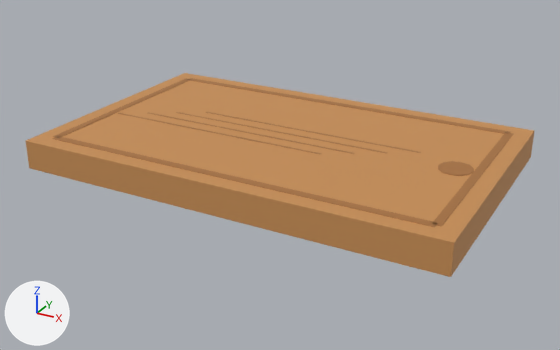
What one commit did to the glTF model assets/kitchen/tools/CuttingBoard.glb.
Before and after are seen from a 50 mm lens placed at (0.2569, -0.4736, 0.2261), pointed at (0.001, -0.0083, -0.0065). Every picture has the same lights, and +X, +Y and +Z are marked at lower left. The older version comes first. Vertices at exactly the same position are counted once.

In view in the first picture: 'CuttingBoard'.
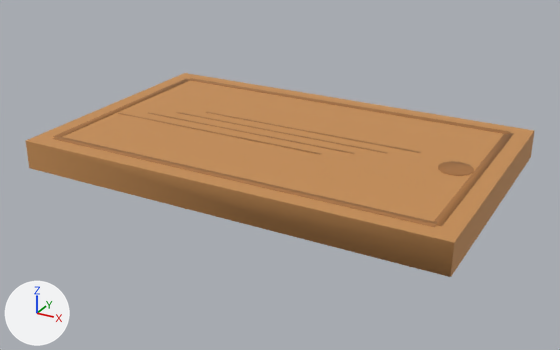
What differs and where, as boxes (x1, y1, x2, y2) in the pictures (560 x 350 px):
part 1 of me_cuttingboard_001, deleted
    before: (26, 78, 534, 277)

Edits to the bpy script that builds the scene:
```text
Change me_cuttingboard_001:
    used by ob_cuttingboard; location = (0.0, 0.0, 0.0)
    remove me_cuttingboard_001.from_pydata(...)  # 592 vertices, 1144 faces; spans x -0.16..0.16, y -0.1..0.1, z 0.0..0.022
    add me_cuttingboard_001.from_pydata(...)  # 201 vertices, 362 faces; spans x -0.16..0.16, y -0.1..0.1, z 0.0..0.022
    me_cuttingboard_001 part 1: 391 vertices removed from x -0.16..0.16, y -0.1..0.1, z 0.0..0.022
```
